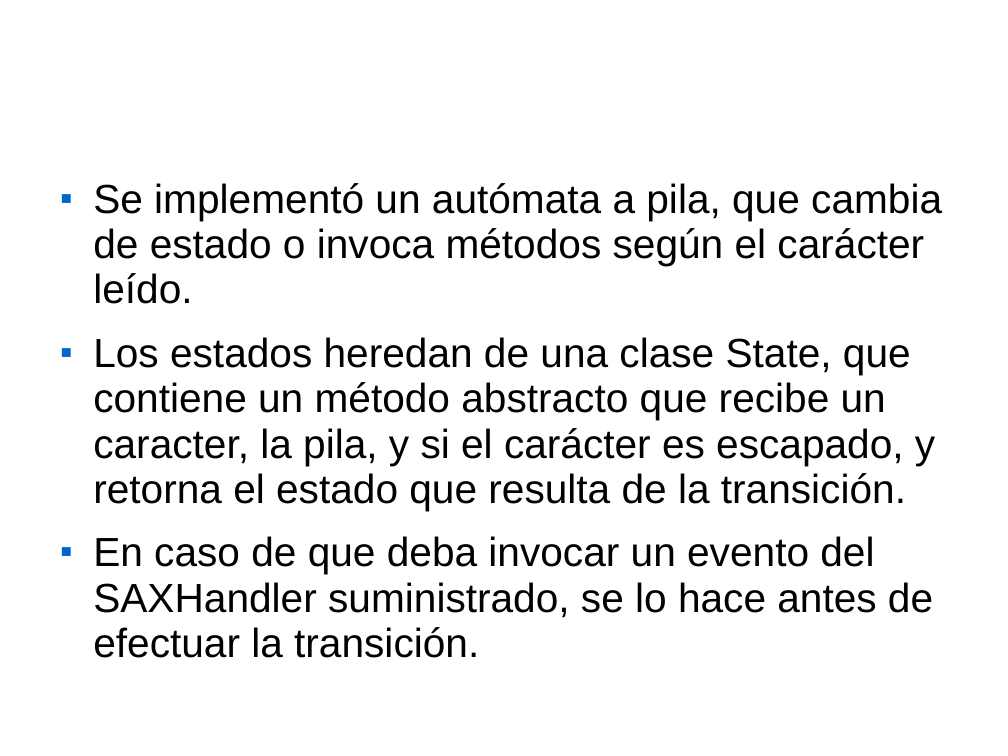
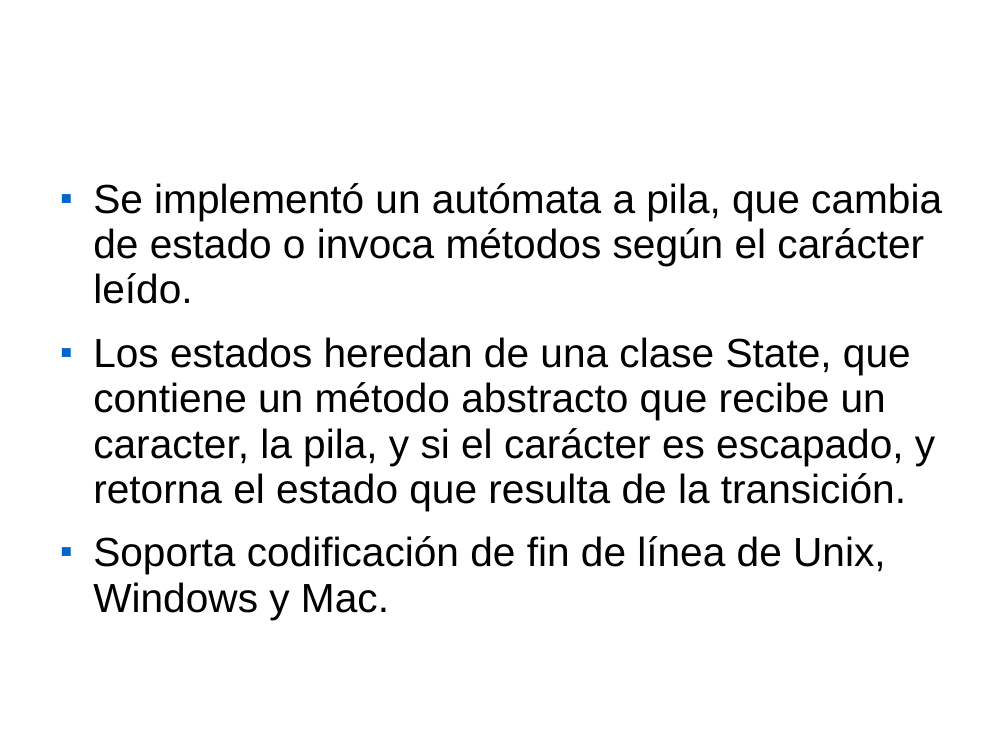
Before and after one commit to mateobengualid/parsermente, a slide deck: slide 4 of Parsers/documents/Parser Presentation.ppt. Drawn at 1008x756 pixels with LibreOffice and Linux fonts; fonts in the diff are those of the drawing; background and template pictures are left out. Boxes give left, top, right and bottom in pixels: in the first picture for what was removed or moved away, otherwise in the second. Text is boxed around its words. In the diff, an @@ line names an element or a change of style, - is before the commit and + after.

```diff
--- a/Parsers/documents/Parser Presentation.ppt
+++ b/Parsers/documents/Parser Presentation.ppt
@@ text at [93,536,886,619]: text changed @@
-■ En caso de que deba invocar un evento del SAXHandler suministrado, se lo hace antes de efectuar la transición.
+■ Soporta codificación de fin de línea de Unix, Windows y Mac.
```
Also in this commit, not shown: 7 other slides changed, 1 slide added, 3 other files.
